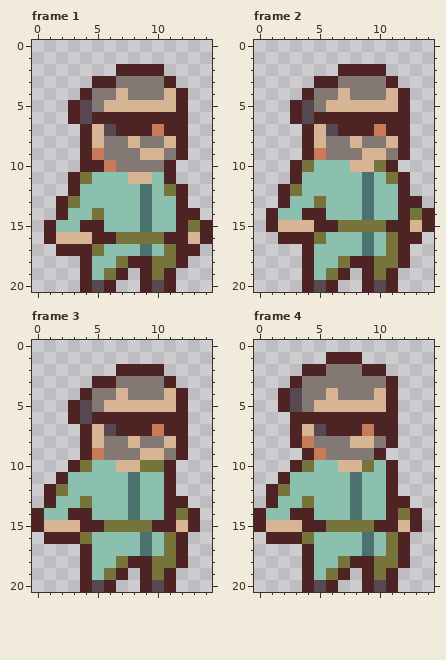
Pixel-art file, stored at resources/art/raw/idle_test.aseprite. Above, as it was before the edit.
15x21 pixels, 8 frames. Shown: frame 1, frame 2, frame 3, frame 4. The commit also changed other frames, which this record leaves out.
The same view after the edit:
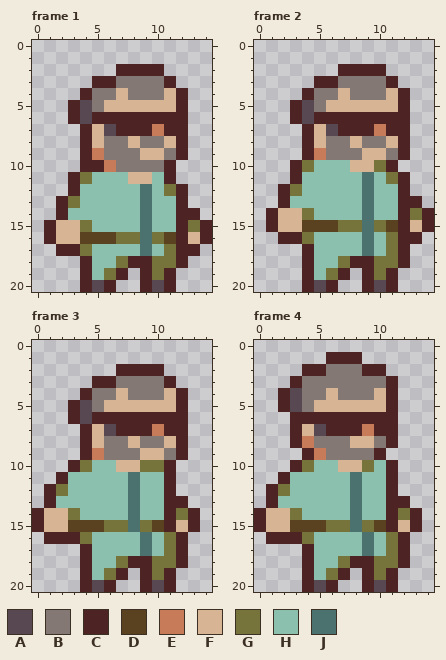
Palette (. is transparent): A #574852  B #847875  C #4e2323  D #5a4221  E #c77b58  F #d7b594  G #77743b  H #8bbfae  J #4b726e
Diff:
--- frame 1, layer "Layer 1"
@@ x 0..14 @@
 13 ..CGHHHHHJHHC..
-14 ..CHHGHHHJHHCC.
-15 .CHHCCHHHJHHCGC
-16 .CFFFCCGGGGCCFC
-17 ..CCCGHHHJHGCC.
+14 ..CHHHHHHJHHCC.
+15 .CFFGHHHHJHHCGC
+16 .CFFDDDGGJGDCFC
+17 ..CCGHHHHJHGCC.
 18 ....CHHGCCGGC..
--- frame 2, layer "Layer 1"
@@ x 0..14 @@
 12 ..CGHHHHHJHHC..
-13 ..CHHGHHHJHHCC.
-14 .CHHCCHHHJHHCGC
-15 .CFFFCCGGGGCCFC
-16 ..CCCGHHHJHGCC.
+13 ..CHHHHHHJHHCC.
+14 .CFFGHHHHJHHCGC
+15 .CFFDDDGGJGDCFC
+16 ..CCGHHHHJHGCC.
 17 ....CHHHHJHGC..
--- frame 3, layer "Layer 1"
@@ x 0..14 @@
 12 .CGHHHHHJHHC...
-13 .CHHGHHHJHHCC..
-14 CHHCCHHHJHHCGC.
-15 CFFFCCGGGGCCFC.
+13 .CHHHHHHJHHCC..
+14 CFFGHHHHJHHCGC.
+15 CFFDDDGGJGDCFC.
 16 .CCCGHHHHJHGC..
--- frame 4, layer "Layer 1": the same change as frame 3
Where, in picture pixels (left, top, right, bottom), the same in both pictures:
changed: (56, 208, 176, 256)
changed: (278, 196, 398, 244)
changed: (44, 496, 164, 532)
changed: (266, 496, 386, 532)
